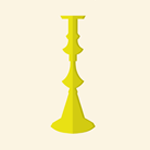
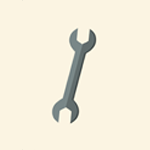
Layer changes from the first w=150, h=150 image to the second:
showed "Layer 7", opacity 38% → 100%, painted on it over [22, 0, 99, 150]
hid "Layer 3" over [48, 0, 99, 135]
